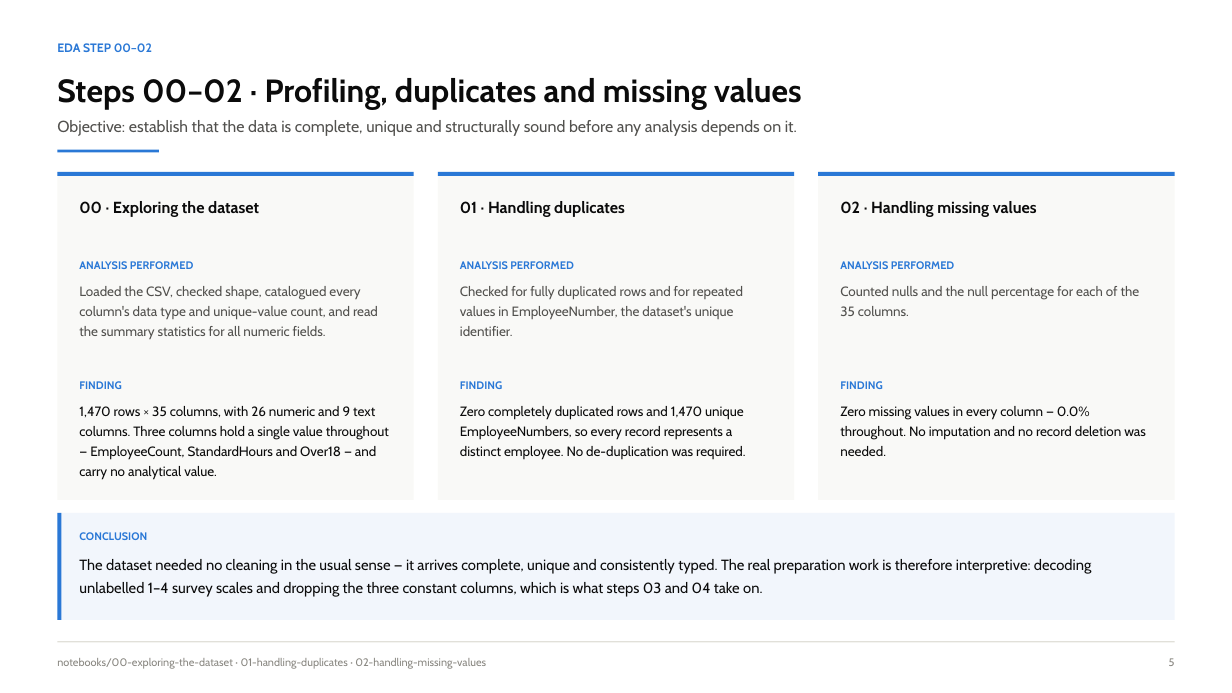
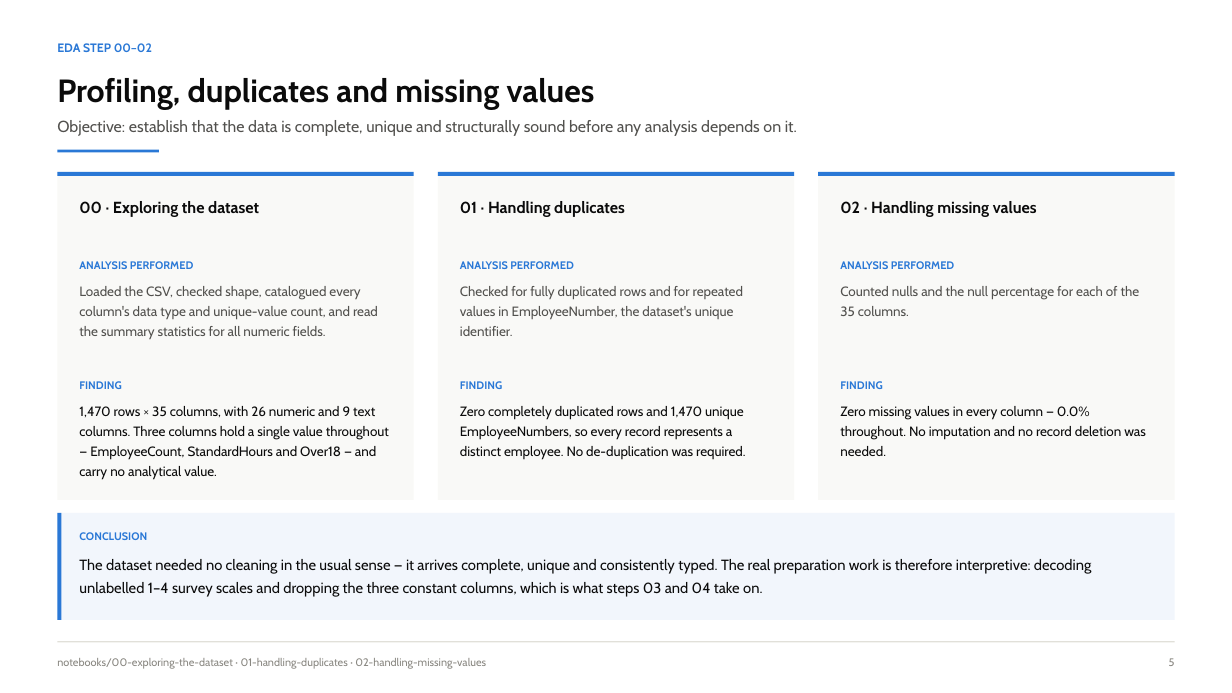
Before and after one commit to NPower-JDA-Cohort-2026/ibm-analytics-attrition-eda, a slide deck: slide 5 of presentation/IBM_Attrition_EDA_Team_Presentation.pptx. Drawn at 1232x693 pixels with LibreOffice and Linux fonts; fonts in the diff are those of the drawing. Boxes give left, top, right and bottom in pixels: in the first picture for what was removed or moved away, otherwise in the second. Text is boxed around its words. In the diff, an @@ line names an element or a change of style, - is before the commit and + after.

```diff
--- a/presentation/IBM_Attrition_EDA_Team_Presentation.pptx
+++ b/presentation/IBM_Attrition_EDA_Team_Presentation.pptx
@@ text at bbox=[57, 78, 595, 109]: text changed @@
-Steps 00–02 · Profiling, duplicates and missing values
+Profiling, duplicates and missing values
```
Also in this commit, not shown: 10 other slides changed.
